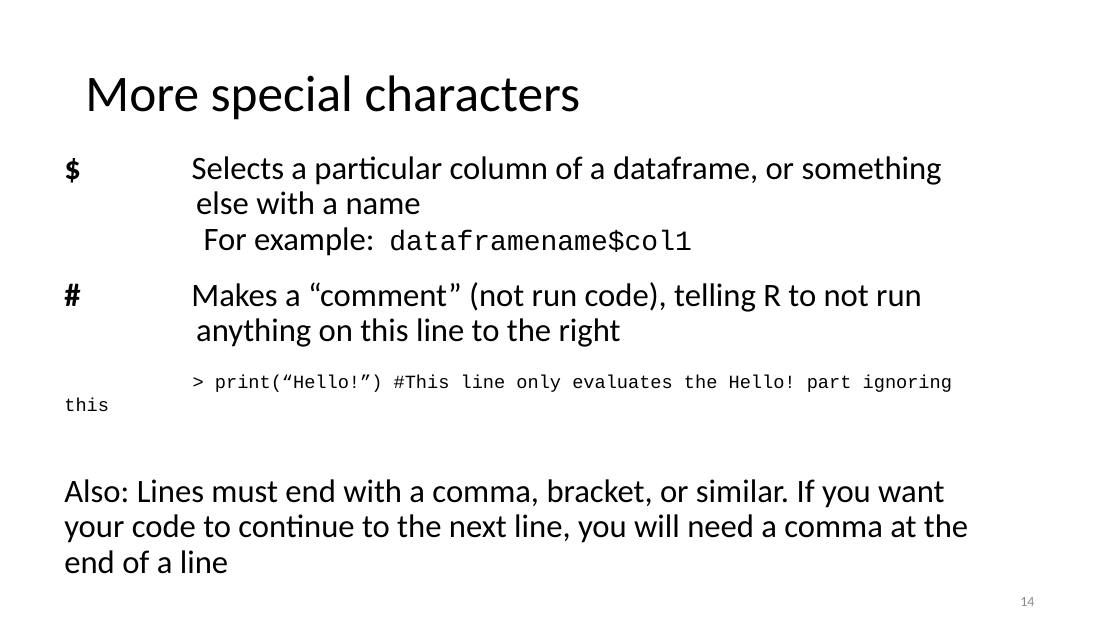
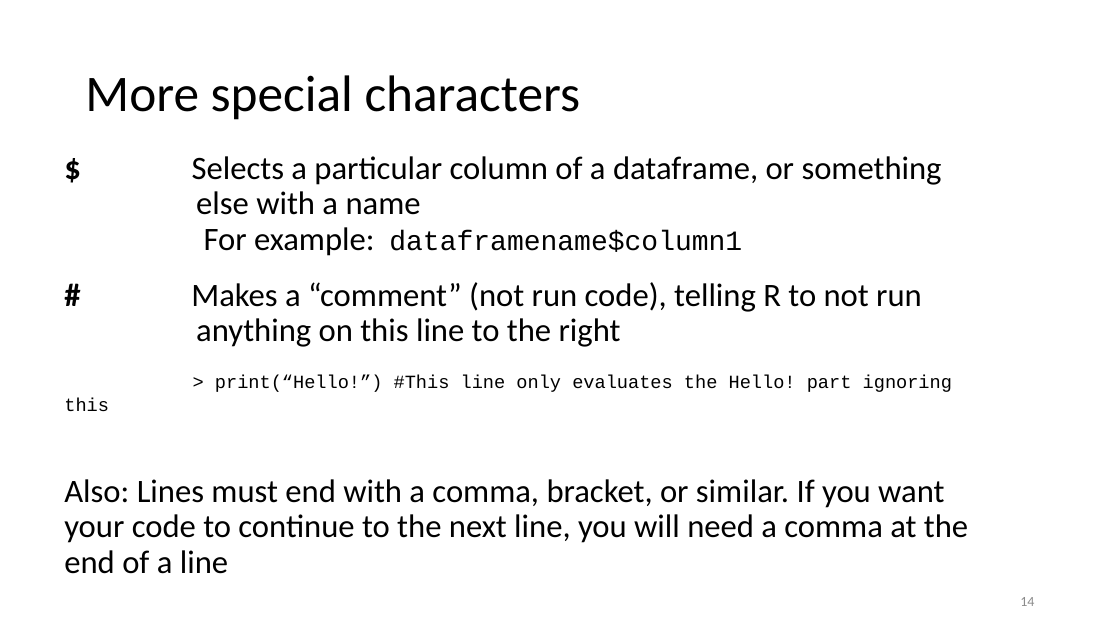
Before and after one commit to justinpriest/ADFG_R_Intro_Workshop, a slide deck: slide 14 of presentations/2 - About R and RStudio.pptx. Drawn at 1120x630 pixels with LibreOffice and Linux fonts; fonts in the diff are those of the drawing. Boxes give left, top, right and bottom in pixels: in the first picture for what was removed or moved away, otherwise in the second. Text is boxed around its words. In the diff, an @@ line names an element or a change of style, - is before the commit and + after.

```diff
--- a/presentations/2 - About R and RStudio.pptx
+++ b/presentations/2 - About R and RStudio.pptx
@@ text at (192,156,942,256): text changed @@
-$ Selects a particular column of a dataframe, or something else with a name For example: dataframename$col1
+$ Selects a particular column of a dataframe, or something else with a name For example: dataframename$column1
```
Also in this commit, not shown: 11 other slides changed.
